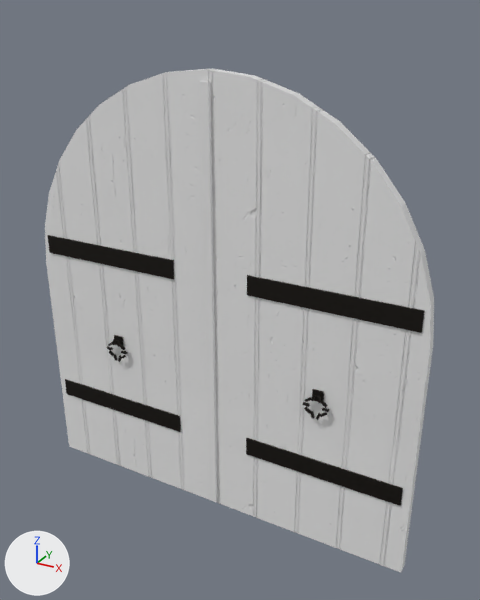
The FBX model GameClient/ArtSource/Silverbrook/GildedTankard/SilverbrookGildedTankard_Door1.fbx, before and after one commit.
Camera for both pictures: a camera (50 mm lens) standing at (3.2, -3.16, 3.09) and looking at (1.45, 0.03, 1.5). Arrows for +X, +Y and +Z are at lower left; the lights stay in place. The picture after the commit comes second. Vertices at exactly the same position are counted once.

In view in the first picture: 'SM_SBGildedTankard_Details_Door1_Part'.
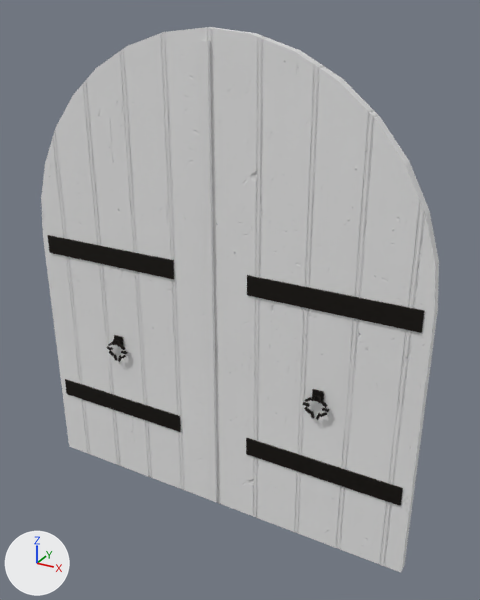
Location of each change, [x1, y1, x2, y2] in pixels of the pictures (480 x 600 px):
'SM_SBGildedTankard_Details_Door1_Part', reshaped (8% taller): before [45, 68, 434, 572]; after [41, 27, 439, 572]

The change, as a diff of the scene's bpy script:
```diff
--- a/GameClient/ArtSource/Silverbrook/GildedTankard/SilverbrookGildedTankard_Door1.fbx.py
+++ b/GameClient/ArtSource/Silverbrook/GildedTankard/SilverbrookGildedTankard_Door1.fbx.py
@@ me_sm_sbgildedtankard_details_door1_001 @@
 # used by ob_sm_sbgildedtankard_details_door1_part; location = (0.0, 0.0, 0.0)
-me_sm_sbgildedtankard_details_door1_001.from_pydata(...)  # 310 vertices, 211 faces; spans x 0.0..2.6, y -0.11..0.0, z 0.0..2.8
+me_sm_sbgildedtankard_details_door1_001.from_pydata(...)  # 310 vertices, 211 faces; spans x 0.0..2.6, y -0.11..0.0, z 0.0..3.0
+# me_sm_sbgildedtankard_details_door1_001 part 1: 42 of the vertices in x 0.0..2.6, y -0.09..0.0, z 1.5..2.8 are moved by (0.0, 0.0, 0.2)
 me_sm_sbgildedtankard_details_door1_001.materials.append(mat_sb_doorboards)
```
